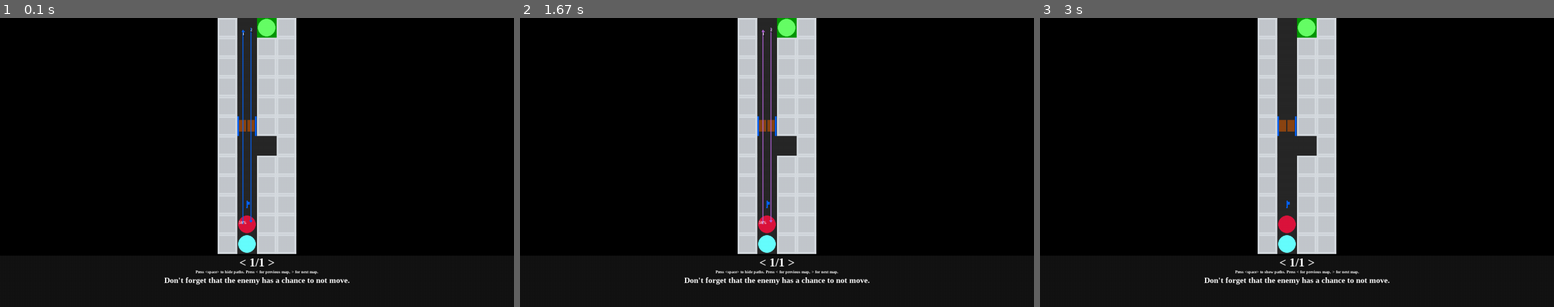
Above: before the commit, frames 1-3 (left to right).
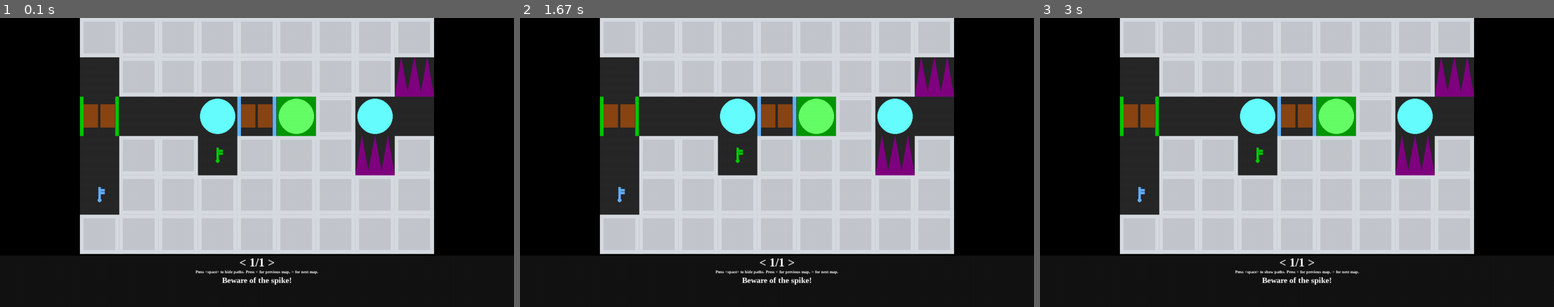
Above: after the commit, the same moments.

Repository: WingedSeal/mazegame
Game: pygame game, started from src/main.py
The game is run twice, just before and just after one commit, with the same random seed, the same clock (stepped at 60 frames per second) and the same inputs.
Inputs:
- Up to frame 1 (0.1 s): no input
- Up to frame 2 (1.67 s): tap Space at 0.33, 0.67 s
- Up to frame 3 (3 s): tap Space at 2.17 s

The runs differ from the first frame. In frame 1, 50% of the frame differs, in the area x 15-85%, y 0-93%; in frame 2, 50%; in frame 3, 50%.

Commit message:
feat: clear main

Diff:
--- a/src/main.py
+++ b/src/main.py
@@ -1,5 +1,3 @@
-from mazegame.map import Block, Enemy, Map
-from mazegame.preview import Preview
 from mazegame import *
 
 
@@ -7,4 +5,5 @@
     pass
 
 
-preview(HARD1)
+# run(script, NORMAL1)
+preview(NORMAL1)
